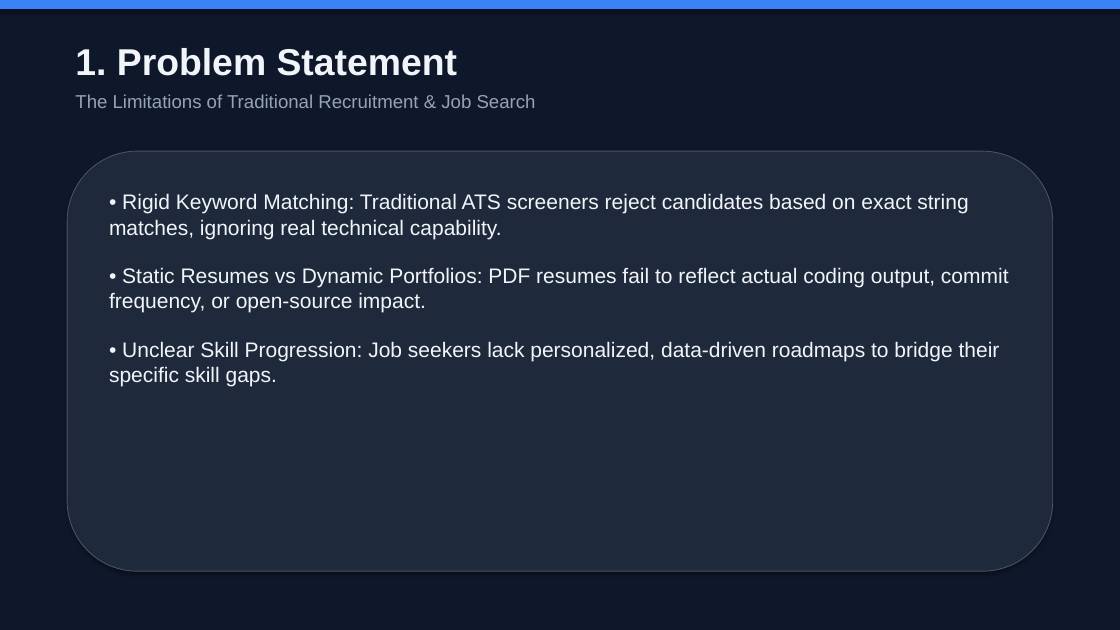
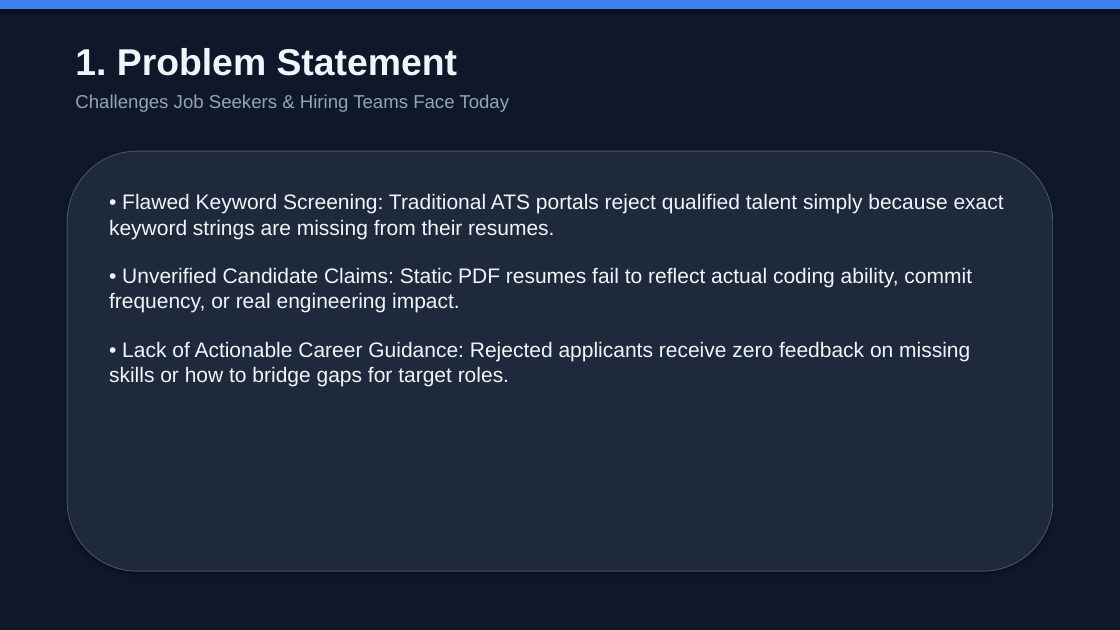
Before and after one commit to RudranshKadiveti/Team-Placebo, a slide deck: slide 2 of CareerPilot_AI_Presentation.pptx. Drawn at 1120x630 pixels with LibreOffice and Linux fonts; fonts in the diff are those of the drawing. Boxes give left, top, right and bottom in pixels: in the first picture for what was removed or moved away, otherwise in the second. Text is boxed around its words. In the diff, an @@ line names an element or a change of style, - is before the commit and + after.

```diff
--- a/CareerPilot_AI_Presentation.pptx
+++ b/CareerPilot_AI_Presentation.pptx
@@ text at <box>75,94,509,112</box>: text changed @@
-The Limitations of Traditional Recruitment & Job Search
+Challenges Job Seekers & Hiring Teams Face Today
@@ text at <box>109,193,1004,387</box>: text changed @@
-• Rigid Keyword Matching: Traditional ATS screeners reject candidates based on exact string matches, ignoring real technical capability.
-• Static Resumes vs Dynamic Portfolios: PDF resumes fail to reflect actual coding output, commit frequency, or open-source impact.
-• Unclear Skill Progression: Job seekers lack personalized, data-driven roadmaps to bridge their specific skill gaps.
+• Flawed Keyword Screening: Traditional ATS portals reject qualified talent simply because exact keyword strings are missing from their resumes.
+• Unverified Candidate Claims: Static PDF resumes fail to reflect actual coding ability, commit frequency, or real engineering impact.
+• Lack of Actionable Career Guidance: Rejected applicants receive zero feedback on missing skills or how to bridge gaps for target roles.
```
Also in this commit, not shown: 7 other slides changed, 6 slides added, 7 slides removed, 1 other file.
